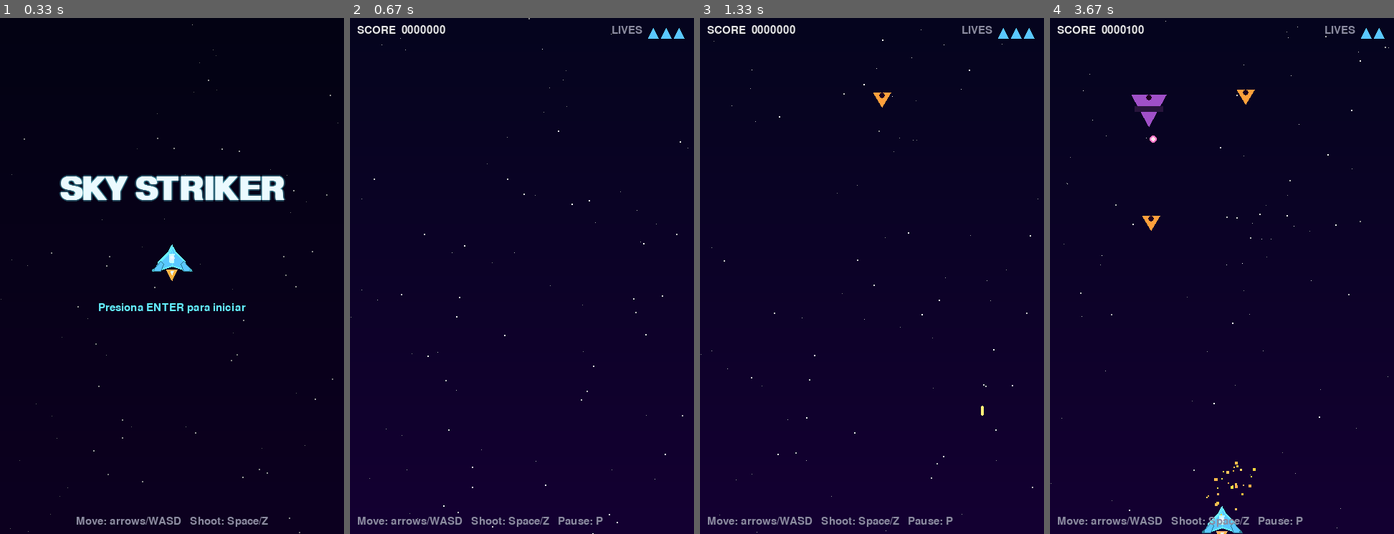
Above: before the commit, frames 1-4 (left to right).
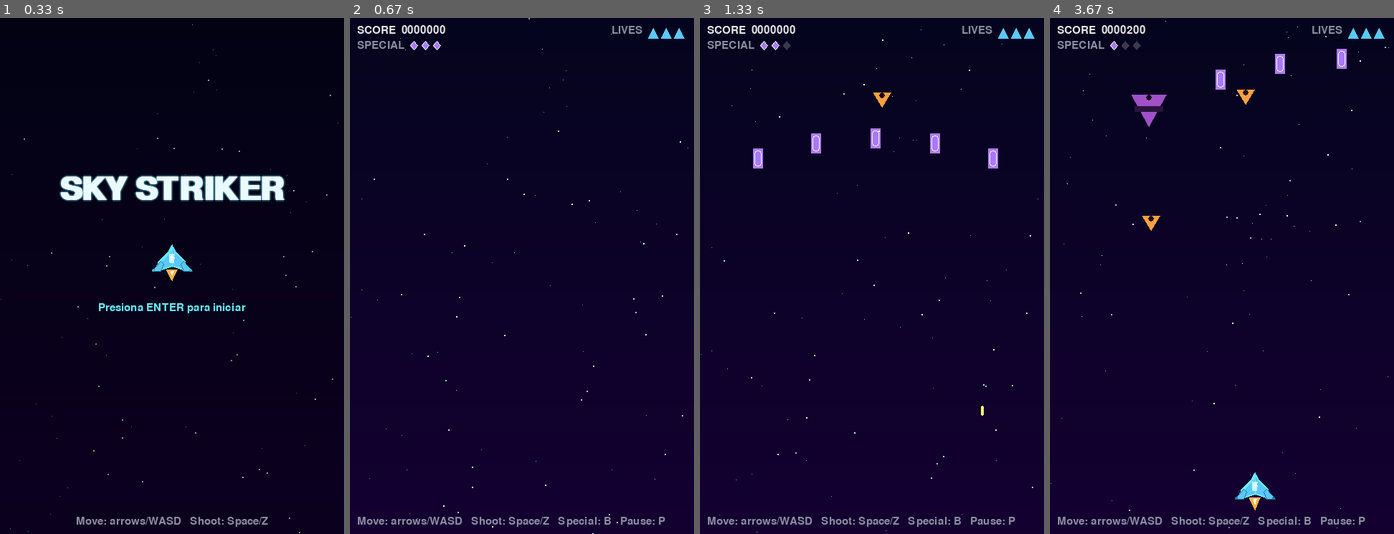
Above: after the commit, the same moments.

Repository: alex-wd-creator/TP-11-pygame
Game: pygame game, started from main.py
Same seed, same stepped clock (60 frames per second), same inputs: the game is played once before the commit and once after it.
Inputs:
- Up to frame 1 (0.33 s): no input
- Up to frame 2 (0.67 s): tap Enter at 0.33 s
- Up to frame 3 (1.33 s): hold B 0.67-1.13 s; hold Right 0.67-1.13 s; tap Space at 1.17 s
- Up to frame 4 (3.67 s): hold Right 1.5-1.97 s; hold Up 2-2.3 s; hold Right 2.33-2.8 s; hold Left 2.83-3.37 s; tap B at 2.98 s; hold Down from 3.4 s (still down)

Frame 1 is identical in both runs. In frame 2, 0.4% of the frame differs, in the area x 2-92%, y 4-99%; in frame 3, 1.0%; in frame 4, 1.6%, in the area x 2-92%, y 1-100%.

Commit message:
agragadas nuevas tecnicas version 0.5

Diff:
--- a/main.py
+++ b/main.py
@@ -103,6 +103,22 @@
 PLAYER_BULLET_WIDTH = 4
 PLAYER_BULLET_HEIGHT = 14
 
+# --- Special attack ('B' key) -----------------------------------------
+# A limited-ammo, high-impact volley meant as an emergency "get me out of
+# this" button when the screen fills up with enemies. Deliberately much
+# stronger per-bullet than the regular shot, but scarce.
+PLAYER_SPECIAL_START_AMMO = 3      # Charges available on a fresh game.
+PLAYER_SPECIAL_COOLDOWN_MS = 600   # Minimum time between uses, even with
+                                    # ammo to spare — stops instant double
+                                    # taps from a single key-down.
+PLAYER_SPECIAL_BULLET_COUNT = 5    # Bullets fired per use, in a fan.
+PLAYER_SPECIAL_BULLET_SPREAD_DEG = 40  # Total angular spread of the fan.
+PLAYER_SPECIAL_BULLET_SPEED = 12.0
+PLAYER_SPECIAL_BULLET_WIDTH = 10   # Visibly bigger than a normal bullet.
+PLAYER_SPECIAL_BULLET_HEIGHT = 22
+PLAYER_SPECIAL_BULLET_DAMAGE = 3   # Regular shots deal 1; this hits hard.
+COLOR_PLAYER_SPECIAL_BULLET = (170, 120, 255)  # Violet, reads as "different".
+
 ENEMY_BULLET_SPEED = 4.5      # How fast enemy shots travel downward.
                               # Keep this well below player bullet speed
                               # so the player can outrun their own shots.
@@ -145,7 +161,7 @@
 
 ENEMY_BOSS_SIZE = 80
 ENEMY_BOSS_SPEED = 1.4
-ENEMY_BOSS_HP = 10
+ENEMY_BOSS_HP = 80
 ENEMY_BOSS_SCORE = 500
 ENEMY_BOSS_FIRE_CHANCE = 0.003
 
@@ -289,18 +305,35 @@
 
     `vy` (vertical velocity) is negative for upward (player) shots
     and positive for downward (enemy) shots. The same class handles both.
+
+    `vx` (horizontal velocity) defaults to 0 for normal straight-up/down
+    shots, but is used by the special attack's fan spread below.
+
+    `is_special` marks the bigger, higher-damage variant fired by the
+    player's limited-ammo special attack (see Player.use_special). It's
+    always a player bullet; passing is_special=True implies
+    is_player_bullet=True regardless of what's passed for that argument.
     """
-    def __init__(self, x, y, vy, color, is_player_bullet):
+    def __init__(self, x, y, vy, color, is_player_bullet,
+                 vx=0.0, damage=1, is_special=False):
         self.x = x
         self.y = y
+        self.vx = vx
         self.vy = vy
         self.color = color
-        self.is_player_bullet = is_player_bullet
+        self.is_player_bullet = is_player_bullet or is_special
+        self.is_special = is_special
+        self.damage = damage
         self.alive = True
-        # Player bullets are little rectangles; enemy bullets are circles.
-        # That makes it easier for the player to distinguish friend from foe
-        # at a glance — a small but important readability trick.
-        if is_player_bullet:
+
+        # Player bullets are little rectangles; enemy bullets are circles;
+        # special bullets are bigger rectangles so they read as "stronger"
+        # at a glance. That makes it easy to distinguish friend/foe/special
+        # without needing a legend.
+        if is_special:
+            w, h = PLAYER_SPECIAL_BULLET_WIDTH, PLAYER_SPECIAL_BULLET_HEIGHT
+            self.rect = pygame.Rect(int(x - w / 2), int(y - h / 2), w, h)
+        elif self.is_player_bullet:
             self.rect = pygame.Rect(
                 int(x - PLAYER_BULLET_WIDTH / 2),
                 int(y - PLAYER_BULLET_HEIGHT / 2),
@@ -312,16 +345,30 @@
             self.rect = pygame.Rect(int(x - r), int(y - r), r * 2, r * 2)
 
     def update(self):
+        self.x += self.vx
         self.y += self.vy
         # Sync the collision rectangle to the new position.
         self.rect.centery = int(self.y)
         self.rect.centerx = int(self.x)
-        # Mark dead once off-screen (top or bottom).
-        if self.y < -20 or self.y > SCREEN_HEIGHT + 20:
+        # Mark dead once off-screen (top, bottom, or now sides too, since
+        # the special attack's fan can drift out horizontally).
+        if (self.y < -20 or self.y > SCREEN_HEIGHT + 20
+                or self.x < -20 or self.x > SCREEN_WIDTH + 20):
             self.alive = False
 
     def draw(self, surface):
-        if self.is_player_bullet:
+        if self.is_special:
+            # Bright core rectangle plus a thin glowing outline so it
+            # stands out clearly from regular shots at a glance.
+            draw_glow_polygon(
+                surface,
+                [self.rect.topleft, self.rect.topright,
+                 self.rect.bottomright, self.rect.bottomleft],
+                self.color, spread=3, layers=3, max_alpha=100,
+            )
+            pygame.draw.rect(surface, self.color, self.rect, border_radius=4)
+            pygame.draw.rect(surface, NEON_WHITE, self.rect, width=1, border_radius=4)
+        elif self.is_player_bullet:
             # A bright rectangle with a slightly lighter center for "pew" feel.
             pygame.draw.rect(surface, self.color, self.rect, border_radius=2)
         else:
@@ -353,6 +400,11 @@
         self.y = SCREEN_HEIGHT - PLAYER_HEIGHT * 1.5
         self.lives = PLAYER_START_LIVES
         self.last_shot_time_ms = 0
+        # Limited-ammo special attack (see use_special below). Separate
+        # cooldown from the regular shot so mashing 'B' can't bypass the
+        # brief "can't refire instantly" window even while ammo remains.
+        self.special_ammo = PLAYER_SPECIAL_START_AMMO
+        self.last_special_time_ms = -PLAYER_SPECIAL_COOLDOWN_MS
         # When pygame.time.get_ticks() < invuln_until_ms, we ignore hits
         # and flicker the sprite to signal "just respawned".
         self.invuln_until_ms = pygame.time.get_ticks() + PLAYER_INVULN_MS
@@ -419,6 +471,58 @@
             color=COLOR_PLAYER_BULLET,
             is_player_bullet=True,
         ))
+
+    def can_use_special(self, now_ms):
+        """True if the player has ammo left AND the cooldown has passed.
+
+        The cooldown exists on top of the ammo check so a single 'B'
+        key-down can't somehow fire twice in the same frame/near-frame;
+        it's mostly a safety net, since the actual "don't fire every
+        frame while held" logic lives in Game._handle_continuous_input
+        via edge-detection.
+        """
+        if self.special_ammo <= 0:
+            return False
+        return (now_ms - self.last_special_time_ms) >= PLAYER_SPECIAL_COOLDOWN_MS
+
+    def use_special(self, bullets, now_ms):
+        """Consume one special charge and fire a fan of big bullets.
+
+        Returns True if the attack actually fired (False if it was on
+        cooldown or out of ammo), so the caller can decide whether to
+        e.g. play a "no ammo" sound/flash instead.
+        """
+        if not self.can_use_special(now_ms):
+            return False
+
+        self.special_ammo -= 1
+        self.last_special_time_ms = now_ms
+
+        # Fan the bullets out evenly across PLAYER_SPECIAL_BULLET_SPREAD_DEG,
+        # centered straight up (-90 degrees in standard screen-space angles,
+        # where 0 degrees points right and angles increase clockwise).
+        count = PLAYER_SPECIAL_BULLET_COUNT
+        spread = math.radians(PLAYER_SPECIAL_BULLET_SPREAD_DEG)
+        base_angle = -math.pi / 2  # Straight up.
+        start_angle = base_angle - spread / 2
+        step = spread / max(1, count - 1) if count > 1 else 0.0
+
+        origin_y = self.y - PLAYER_HEIGHT / 2
+        for i in range(count):
+            angle = start_angle + step * i
+            vx = math.cos(angle) * PLAYER_SPECIAL_BULLET_SPEED
+            vy = math.sin(angle) * PLAYER_SPECIAL_BULLET_SPEED
+            bullets.append(Bullet(
+                x=self.x,
+                y=origin_y,
+                vx=vx,
+                vy=vy,
+                color=COLOR_PLAYER_SPECIAL_BULLET,
+                is_player_bullet=True,
+                is_special=True,
+                damage=PLAYER_SPECIAL_BULLET_DAMAGE,
+            ))
+        return True
 
     def hit(self, now_ms):
         """Called when an enemy or enemy bullet touches the ship.
@@ -854,6 +958,10 @@
         self.enemies = []
         self.particles = []
         self._boss_spawned = False
+        # Edge-detection flag for the 'B' special-attack key -- see
+        # _handle_continuous_input. Without this, holding B down would
+        # fire (and consume ammo for) the special every single frame.
+        self._b_key_was_held = False
 
         self.stars = [Star() for _ in range(NUM_STARS)]
 
@@ -921,6 +1029,18 @@
         if keys[pygame.K_SPACE] or keys[pygame.K_z]:
             self.player.shoot(self.player_bullets, now_ms)
 
+        # Special attack on 'B'. keys[] is a snapshot of "is this key down
+        # right now", so if we fired every frame it was held, one long
+        # press would drain all 3 charges almost instantly. We only fire
+        # on the frame the key transitions from up -> down (the "rising
+        # edge"), then wait for it to be released before it can fire
+        # again -- exactly like a single key-press event, but read here
+        # via polling instead of pygame's event queue.
+        b_key_held = keys[pygame.K_b]
+        if b_key_held and not self._b_key_was_held:
+            self.player.use_special(self.player_bullets, now_ms)
+        self._b_key_was_held = b_key_held
+
     # -----------------------------------------------------------------
     # Per-frame update
     # -----------------------------------------------------------------
@@ -987,7 +1107,7 @@
                     continue
                 if bullet.rect.colliderect(enemy.rect):
                     bullet.alive = False
-                    died = enemy.take_damage(1)
+                    died = enemy.take_damage(bullet.damage)
                     if died:
                         self.score += enemy.score
                         if self.score >= 1000 and not self._boss_spawned:
@@ -1151,6 +1271,32 @@
         )
         self.screen.blit(score_surf, (HUD_MARGIN, HUD_MARGIN))
 
+        # Special ammo (below the score, top-left) — a small diamond icon
+        # per charge, colored to match the special bullets themselves so
+        # the HUD and the projectiles read as "the same thing".
+        ammo_y = HUD_MARGIN + score_surf.get_height() + 6
+        ammo_label = self.font_small.render("SPECIAL", True, COLOR_HUD_DIM)
+        self.screen.blit(ammo_label, (HUD_MARGIN, ammo_y))
+        icon_start_x = HUD_MARGIN + ammo_label.get_width() + 8
+        max_ammo = PLAYER_SPECIAL_START_AMMO
+        for i in range(max_ammo):
+            icon_x = icon_start_x + i * 16
+            icon_cy = ammo_y + ammo_label.get_height() // 2
+            filled = i < self.player.special_ammo
+            color = COLOR_PLAYER_SPECIAL_BULLET if filled else (60, 55, 75)
+            # A tiny diamond (rotated square) reads as "ammo charge" more
+            # distinctly than another triangle, which is already used for
+            # lives just below.
+            points = [
+                (icon_x + 5, icon_cy - 6),
+                (icon_x + 10, icon_cy),
+                (icon_x + 5, icon_cy + 6),
+                (icon_x, icon_cy),
+            ]
+            pygame.draw.polygon(self.screen, color, points)
+            if filled:
+                pygame.draw.polygon(self.screen, NEON_WHITE, points, width=1)
+
         # Lives (top-right) — one tiny ship icon per life.
         lives_label = self.font_small.render("LIVES", True, COLOR_HUD_DIM)
         self.screen.blit(
@@ -1173,7 +1319,7 @@
         elapsed_ms = pygame.time.get_ticks() - self.start_ms
         if self.state == Game.STATE_PLAYING and elapsed_ms < 4000:
             hint = self.font_small.render(
-                "Move: arrows/WASD   Shoot: Space/Z   Pause: P",
+                "Move: arrows/WASD   Shoot: Space/Z   Special: B   Pause: P",
                 True, COLOR_HUD_DIM,
             )
             self.screen.blit(
